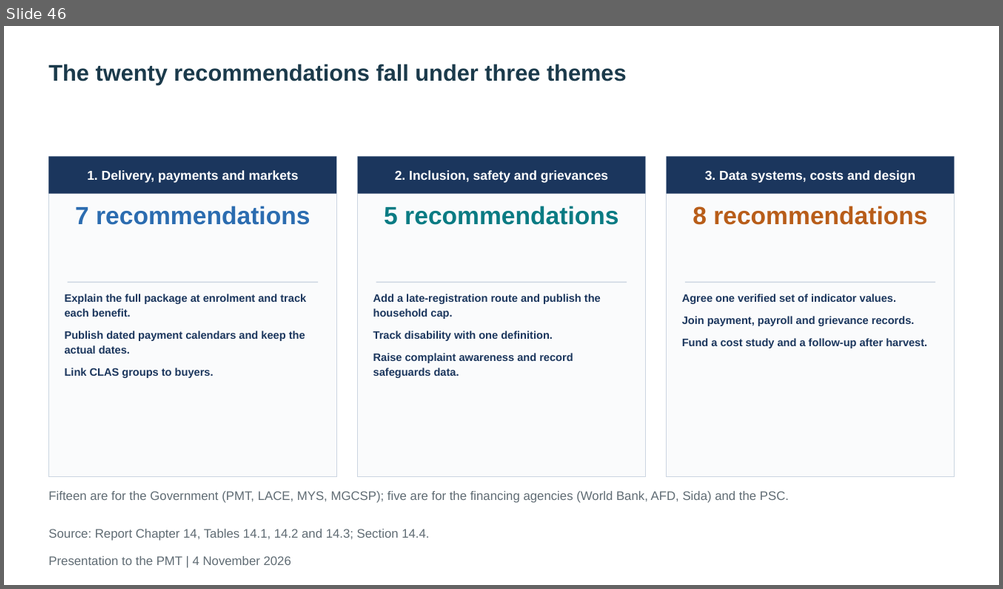
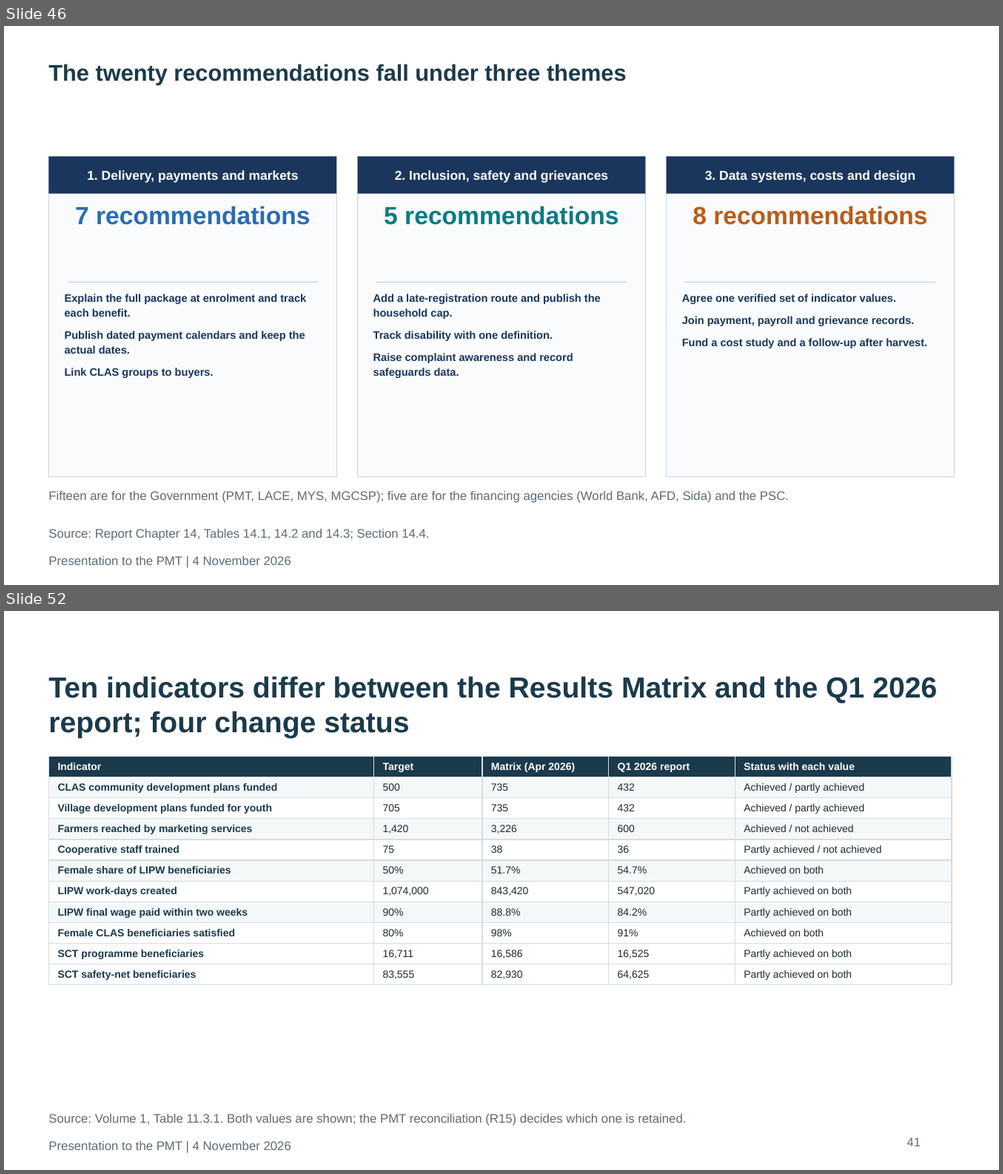
Before and after one commit to kokouekpinda/kokouekpinda, a slide deck: deliverables/REALISE_PMT_Presentation_v5.pptx. Shown one above the other, each under a label of ours: slide 46 before the commit, slides 46 and 52 after it; the slides between them are not shown. The pictures are 1003x589 and 1003x1174 pixels, drawn with LibreOffice and Linux fonts; fonts in the diff are those of the drawing. Boxes give left, top, right and bottom in pixels: in the first picture for what was removed or moved away, otherwise in the second. Text is boxed around its words. In the diff, an @@ line names an element or a change of style, - is before the commit and + after.

```diff
--- a/deliverables/REALISE_PMT_Presentation_v5.pptx
+++ b/deliverables/REALISE_PMT_Presentation_v5.pptx
@@ slide 52 added at (4, 611, 999, 1170), background #FFFFFF; not listed: 1 template element that a slide beside it also shows @@
@@ title added at (48, 676, 936, 738), 28 pt, text #1B3A4B, bold @@
+Ten indicators differ between the Results Matrix and the Q1 2026 report; four change status
@@ table added at (48, 757, 950, 1001), 11 rows, 5 columns @@
+Indicator | Target | Matrix (Apr 2026) | Q1 2026 report | Status with each value
+CLAS community development plans funded | 500 | 735 | 432 | Achieved / partly achieved
+Village development plans funded for youth | 705 | 735 | 432 | Achieved / partly achieved
+Farmers reached by marketing services | 1,420 | 3,226 | 600 | Achieved / not achieved
+Cooperative staff trained | 75 | 38 | 36 | Partly achieved / not achieved
+Female share of LIPW beneficiaries | 50% | 51.7% | 54.7% | Achieved on both
+LIPW work-days created | 1,074,000 | 843,420 | 547,020 | Partly achieved on both
+LIPW final wage paid within two weeks | 90% | 88.8% | 84.2% | Partly achieved on both
+Female CLAS beneficiaries satisfied | 80% | 98% | 91% | Achieved on both
+SCT programme beneficiaries | 16,711 | 16,586 | 16,525 | Partly achieved on both
+SCT safety-net beneficiaries | 83,555 | 82,930 | 64,625 | Partly achieved on both
@@ text added at (48, 1114, 686, 1126), 12 pt, text #5F6B73 @@
+Source: Volume 1, Table 11.3.1. Both values are shown; the PMT reconciliation (R15) decides which one is retained.
@@ text added at (907, 1138, 921, 1147), 12 pt, text #5F6B73 @@
+41
```
Also in this commit, not shown: 8 slides changed, 10 other slides added, 3 slides removed, 7 other files.
